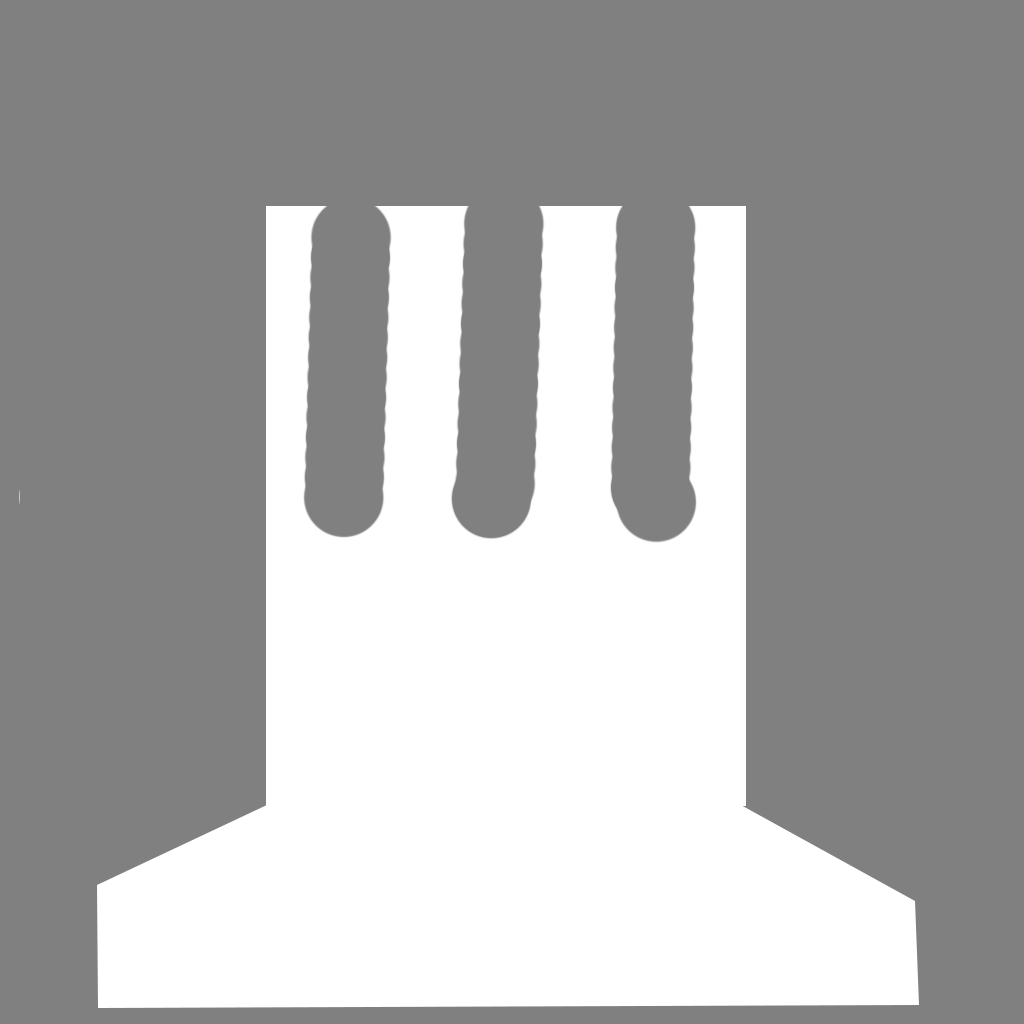
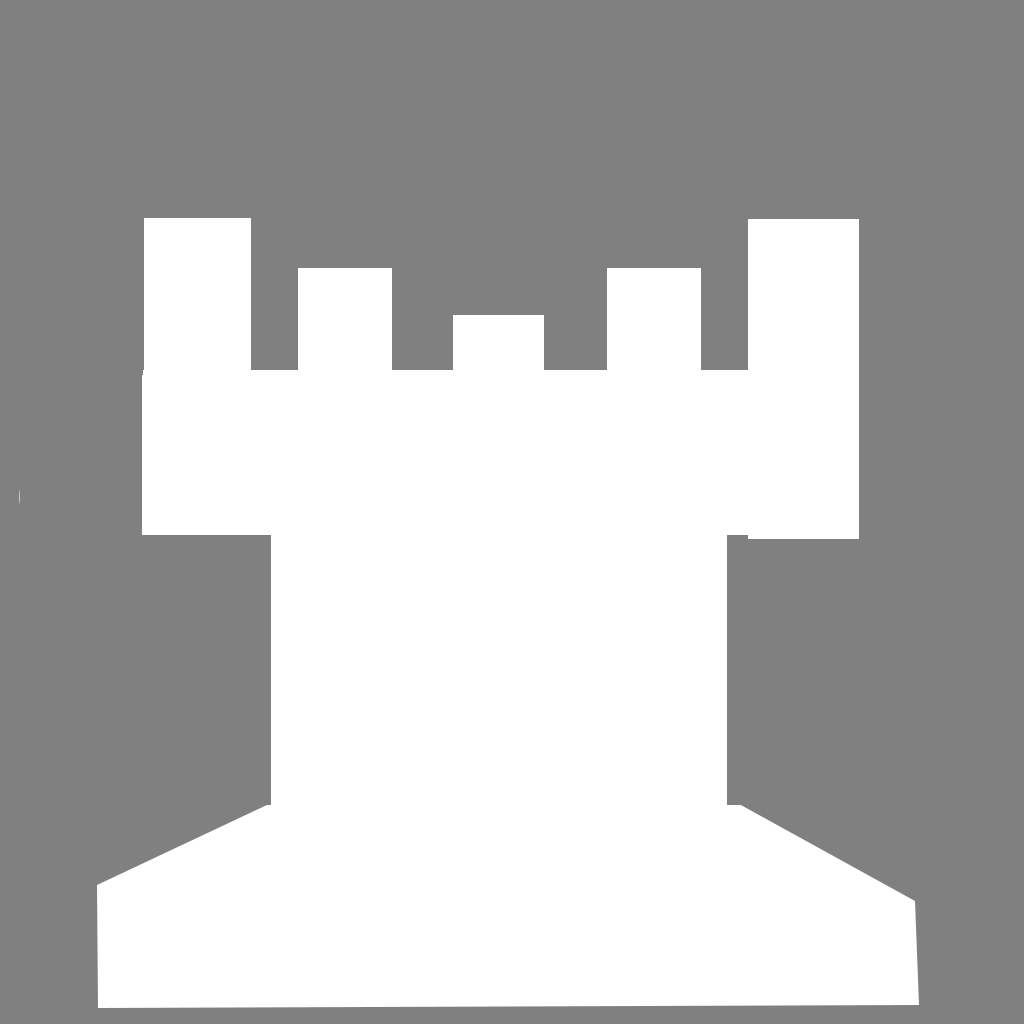
Comparing the layer stacks of the two 1024×1024 images. Changes:
removed layer "Rectangle 1" over box(266, 206, 746, 806)
added layer "Body" above "Base" over box(142, 218, 859, 806)
